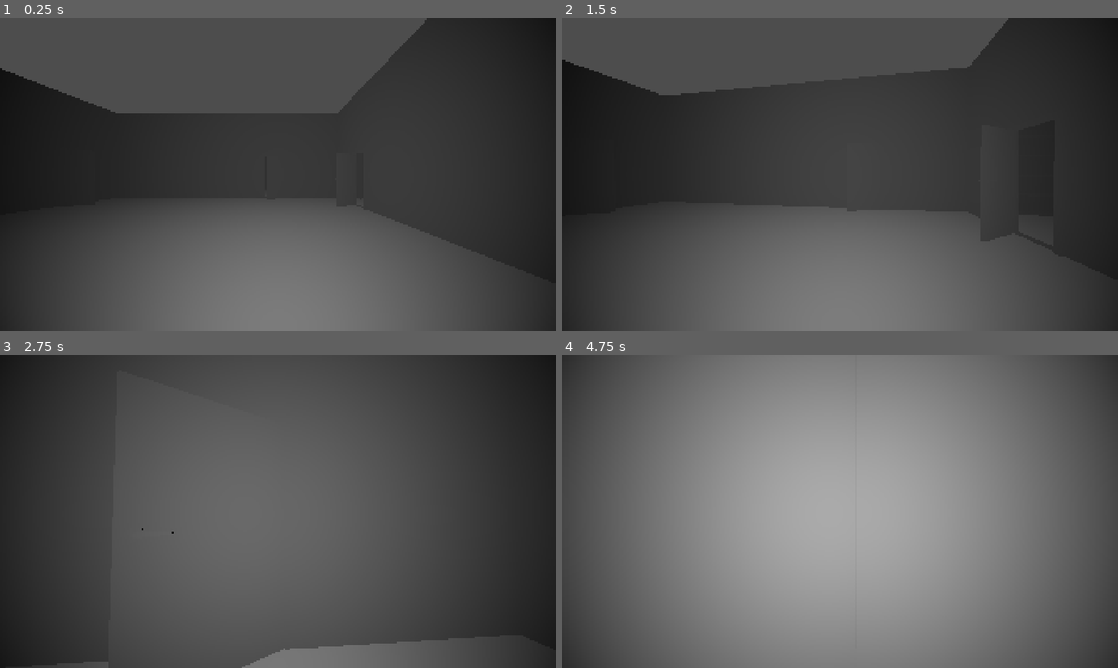
Above: before the commit, frames 1-4 (two rows, left to right).
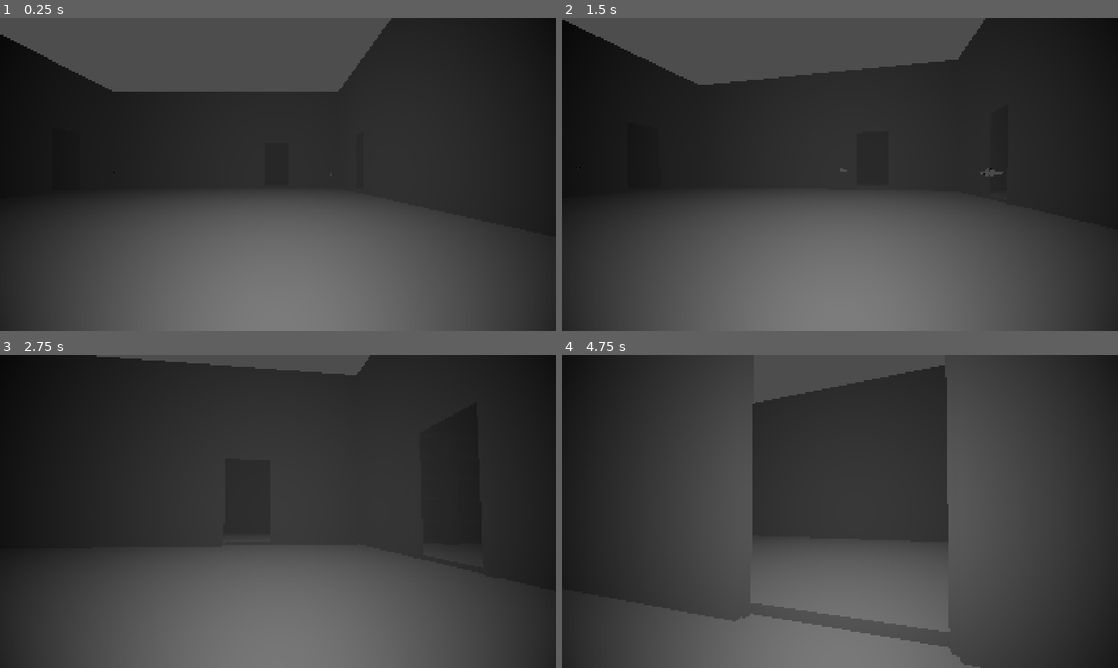
Above: after the commit, the same moments.

Repository: yuleedev/bandit-tails
Game: Godot game, scene res://Levels/main.tscn
Two runs of this game, one before a commit and one after it. Both use one fixed random seed, a clock stepped at 60 frames per second and the inputs below.
Inputs (mouse positions are in pixels of both pictures, inside the frame that each line leads up to):
- Up to frame 1 (0.25 s): no input
- Up to frame 2 (1.5 s): tap Enter at 0.5 s; move the mouse to (867, 174) at 0.52 s; hold W (up) from 0.53 s (still down); tap E (interact) at 0.6, 1.35 s; move the mouse to (812, 174) at 1.27 s
- Up to frame 3 (2.75 s): keep holding W (up); move the mouse to (289, 505) at 2.02 s; tap E (interact) at 2.1 s
- Up to frame 4 (4.75 s): keep holding W (up); move the mouse to (834, 517) at 2.77 s; tap E (interact) at 2.85, 3.6, 4.35 s; move the mouse to (878, 514) at 3.52 s; move the mouse to (795, 508) at 4.27 s

The runs differ from the first frame. In frame 1, 5.9% of the frame differs, in the area x 0-77%, y 0-50%; in frame 2, 4.6%; in frame 3, 47%; in frame 4, 92%, in the area x 0-100%, y 0-100%.

Commit message:
Removing doors

Diff:
--- a/Levels/main.tscn
+++ b/Levels/main.tscn
@@ -1,17 +1,14 @@
 [gd_scene load_steps=6 format=3 uid="uid://rcpyya18rmci"]
 
 [ext_resource type="Script" uid="uid://chuevkrc2nhgy" path="res://Scripts/Player/player.gd" id="2_gnif3"]
-[ext_resource type="PackedScene" uid="uid://c48x0p5eus56d" path="res://Assets/Maps/test.glb" id="2_lwy2l"]
 [ext_resource type="PackedScene" uid="uid://bwydvcfxfddhp" path="res://Assets/Props/Loot/loot.tscn" id="3_lwy2l"]
+[ext_resource type="PackedScene" uid="uid://duvv356yh8iwi" path="res://Levels/map.glb" id="3_nj2yk"]
 
 [sub_resource type="CapsuleMesh" id="CapsuleMesh_oj8hd"]
 
 [sub_resource type="CapsuleShape3D" id="CapsuleShape3D_gnif3"]
 
 [node name="Main" type="Node3D"]
-
-[node name="Map" parent="." instance=ExtResource("2_lwy2l")]
-transform = Transform3D(0.4, 0, 0, 0, 0.4, 0, 0, 0, 0.4, 0, 0, 0)
 
 [node name="Player" type="CharacterBody3D" parent="."]
 transform = Transform3D(1, 0, 0, 0, 1, 0, 0, 0, 1, 0, 1, 0)
@@ -34,4 +31,7 @@
 shape = SubResource("CapsuleShape3D_gnif3")
 
 [node name="Loot" parent="." instance=ExtResource("3_lwy2l")]
-transform = Transform3D(1, 0, 0, 0, 1, 0, 0, 0, 1, 0, 0.5, 4)
+transform = Transform3D(1, 0, 0, 0, 1, 0, 0, 0, 1, 0, 0, 4)
+
+[node name="Map" parent="." instance=ExtResource("3_nj2yk")]
+transform = Transform3D(0.697994, 0, 0, 0, 0.781175, 0, 0, 0, 0.695508, 0, 0, 0)
Not shown, added: Levels/map.glb.import
